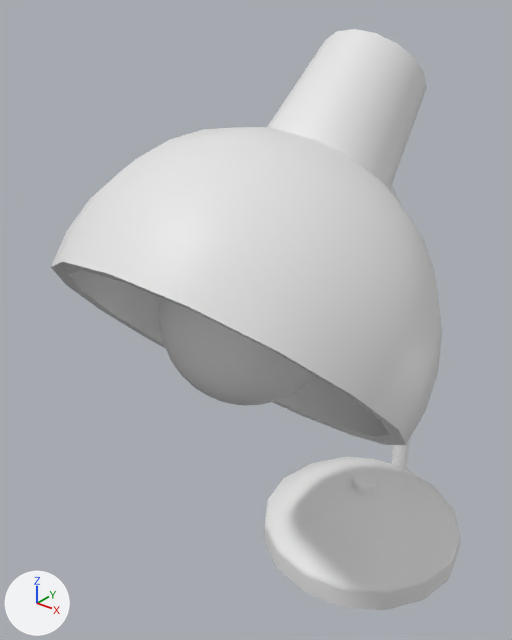
The FBX model Assets/Models/Environment/Desk Lamp.fbx: old version first, new version second.
Both versions are drawn from a 50 mm lens placed at (0.247, -0.466, 0.476), pointed at (-0.042, -0.104, 0.252). Every picture has the same lights, and +X, +Y and +Z are marked at lower left. Where no turn or scale is listed for an object, it has been applied to the vertices.

The scene before the commit, as lines of its bpy script (objects in view):
```python
mat_desk_lamp = principled_material('Desk Lamp')
mat_desk_lamp.base_color = (0.8, 0.8, 0.8)  # white #e7e7e7
me_sphere_005 = bpy.data.meshes.new('Sphere.005')
me_sphere_005.from_pydata(...)  # 2014 vertices, 2053 faces; spans x -0.118..0.118, y -0.267..0.091, z 0.0..0.447
me_sphere_005.materials.append(mat_desk_lamp)  # white #e7e7e7
ob_desk_lamp = bpy.data.objects.new('Desk Lamp', me_sphere_005)
ob_desk_lamp.location = (0.0, 0.0, 0.0)
```
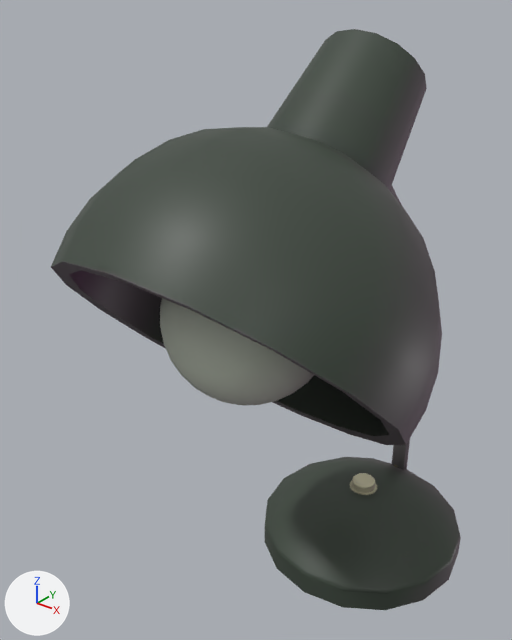
Pixel boxes (x1, y1, x2, y2) of what changed, in the pictures (512 x 640 px):
'Desk Lamp', surface changed (white to grey): (51, 29, 461, 610) in both

Patch to the scene script:
```diff
--- a/Assets/Models/Environment/Desk Lamp.fbx.py
+++ b/Assets/Models/Environment/Desk Lamp.fbx.py
@@ img_desk_lamp_desk_lamp_normal_png @@
+img_desk_lamp_desk_lamp_normal_png = load_image('Desk Lamp_Desk Lamp_Normal.png', 'Materials/Desk Lamp_Desk Lamp_Normal.png', 512, 512, 'Non-Color')
@@ img_desk_lamp_desk_lamp_diffuse_png @@
+img_desk_lamp_desk_lamp_diffuse_png = load_image('Desk Lamp_Desk Lamp_Diffuse.png', 'Materials/Desk Lamp_Desk Lamp_Diffuse.png', 512, 512, 'sRGB')
@@ mat_desk_lamp @@
 n0 = _N.new('ShaderNodeBsdfPrincipled'); n0.name = 'Principled BSDF'
 n1 = _N.new('ShaderNodeOutputMaterial'); n1.name = 'Material Output'
+n2 = _N.new('ShaderNodeTexImage'); n2.name = 'Image Texture'
+n2.image = img_desk_lamp_desk_lamp_diffuse_png
+n3 = _N.new('ShaderNodeTexImage'); n3.name = 'Image Texture.001'
+n3.image = img_desk_lamp_desk_lamp_normal_png
+n4 = _N.new('ShaderNodeNormalMap'); n4.name = 'Normal Map'
 _L.new(n0.outputs[0], n1.inputs[0])  # 'BSDF' to 'Surface'
+_L.new(n2.outputs[0], n0.inputs[0])  # 'Color' to 'Base Color'
+_L.new(n3.outputs[0], n4.inputs[1])  # 'Color' to 'Color'
+_L.new(n4.outputs[0], n0.inputs[5])  # 'Normal' to 'Normal'
```
